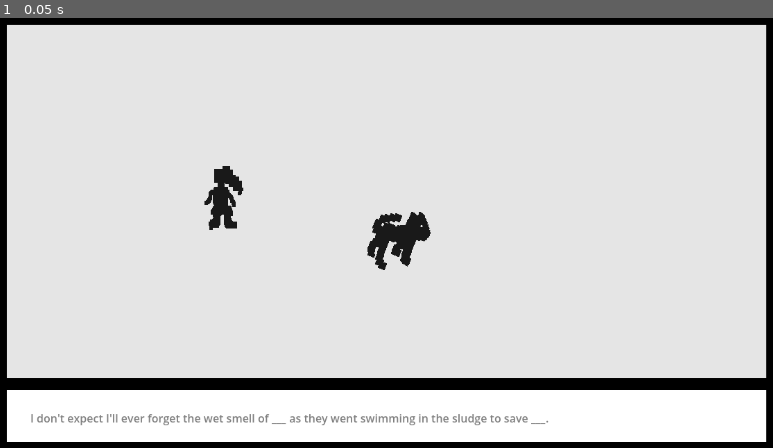
Above: before the commit, frame 1.
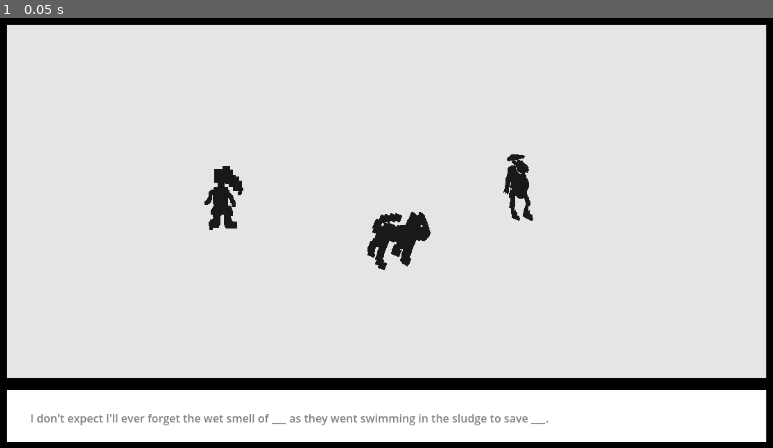
Above: after the commit, the same moment.

Repository: nqpz/ngj-2026
Game: Godot game, scene res://node_2d.tscn
Same seed, same stepped clock (60 frames per second), same inputs: the game is played once before the commit and once after it.
Inputs:
- Up to frame 1 (0.05 s): no input

The runs differ from the first frame. In frame 1, 0.3% of the frame differs, in the area x 65-69%, y 31-48%.

Commit message:
Add bearded man

Diff:
--- a/node_2d.tscn
+++ b/node_2d.tscn
@@ -4,6 +4,7 @@
 [ext_resource type="PackedScene" uid="uid://boi3veepgrt3y" path="res://Drawing.tscn" id="2_0e48y"]
 [ext_resource type="PackedScene" uid="uid://bcf40j7bpx3ka" path="res://Prompt.tscn" id="3_epypp"]
 [ext_resource type="Texture2D" uid="uid://wubijvlt275m" path="res://Drawings/dog.png" id="5_d21ai"]
+[ext_resource type="Texture2D" uid="uid://tderinhih3wo" path="res://Drawings/bearded_man.png" id="6_kdubu"]
 [ext_resource type="Texture2D" uid="uid://heoh7w1kcvkf" path="res://Drawings/woman.png" id="9_ir8iy"]
 
 [node name="Node2D" type="Node2D" unique_id=1876203803]
@@ -33,4 +34,8 @@
 position = Vector2(596, 341)
 image = ExtResource("5_d21ai")
 
+[node name="Bearded man" parent="Drawings" unique_id=149693373 instance=ExtResource("2_0e48y")]
+position = Vector2(766, 265)
+image = ExtResource("6_kdubu")
+
 [connection signal="timeout" from="Background/FadeOutTimer" to="Background" method="darken"]
Binary file added: Drawings/bearded_man.png
Not shown, added: Drawings/bearded_man.png.import
